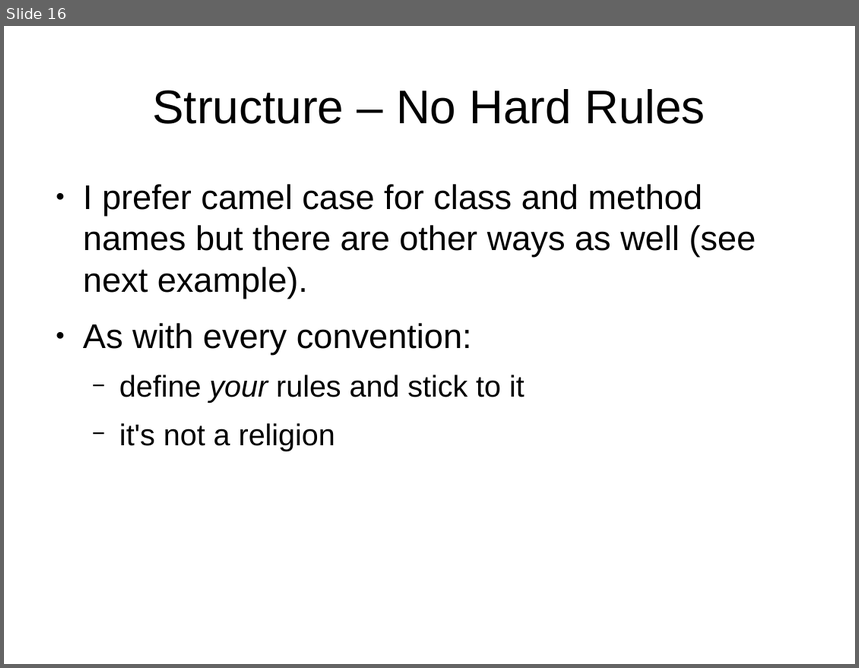
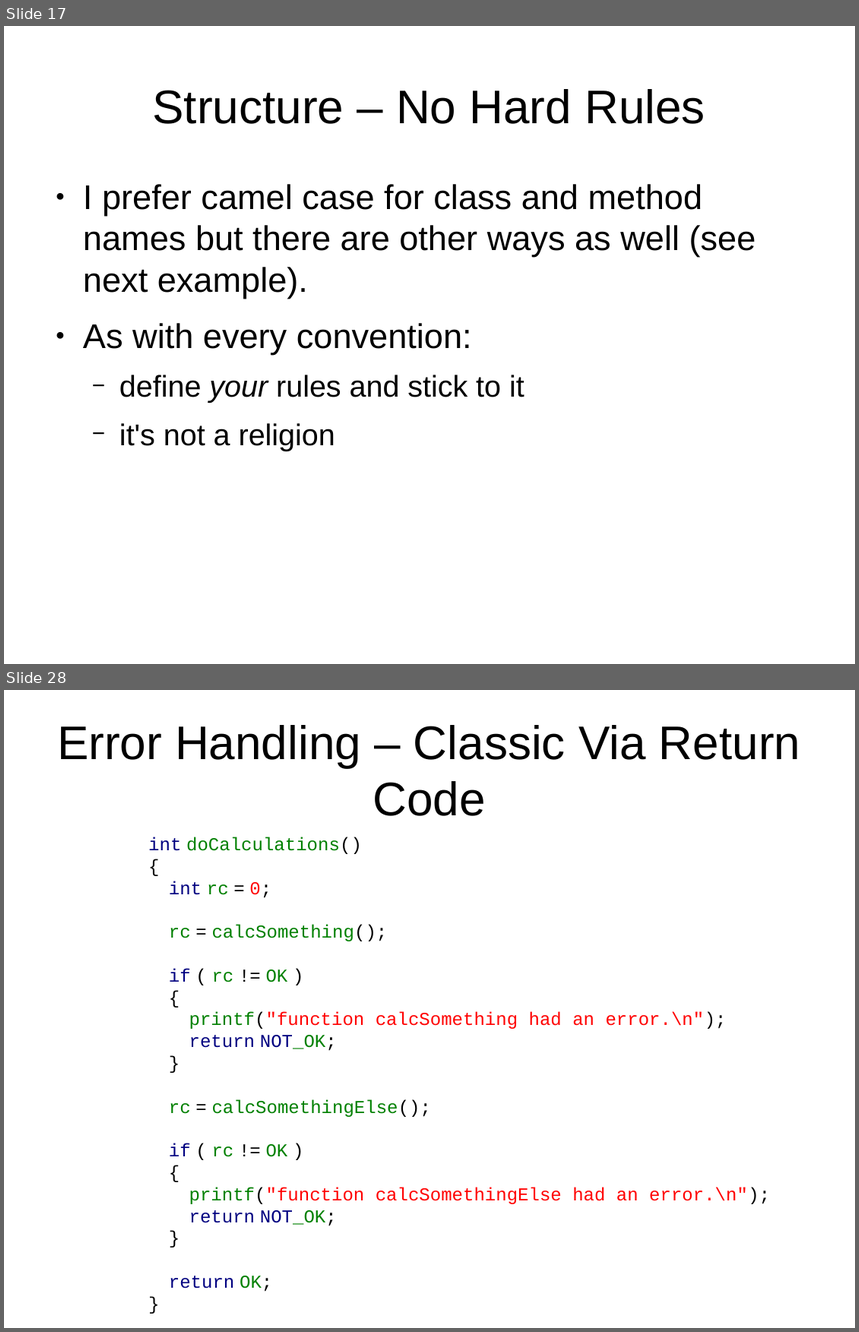
Before and after one commit to samba2/modern_c, a slide deck: modern_c.odp. Shown one above the other, each under a label of ours: slide 16 before the commit, slides 17 and 28 after it; the slides between them are not shown. The pictures are 859x668 and 859x1332 pixels, drawn with LibreOffice and Linux fonts; fonts in the diff are those of the drawing. Boxes give left, top, right and bottom in pixels: in the first picture for what was removed or moved away, otherwise in the second. Text is boxed around its words. In the diff, an @@ line names an element or a change of style, - is before the commit and + after.

```diff
--- a/modern_c.odp
+++ b/modern_c.odp
@@ slide 28 added at [4,690,855,1328], background #FFFFFF @@
@@ title added at [57,725,800,816], 44 pt, text #000000 @@
+Error Handling – Classic Via Return Code
@@ text added at [148,837,770,1292], 17 pt, text #008000 @@
+int doCalculations()
+{
+int rc = 0;
+rc = calcSomething();
+if ( rc != OK )
+{
+printf("function calcSomething had an error.\n");
+return NOT_OK;
+}
+rc = calcSomethingElse();
+if ( rc != OK )
+{
+printf("function calcSomethingElse had an error.\n");
+return NOT_OK;
+}
+return OK;
+}
@@ what was slide 16 is now slide 17 @@
```
Also in this commit, not shown: 7 slides changed, 15 other slides added, 2 other files.
